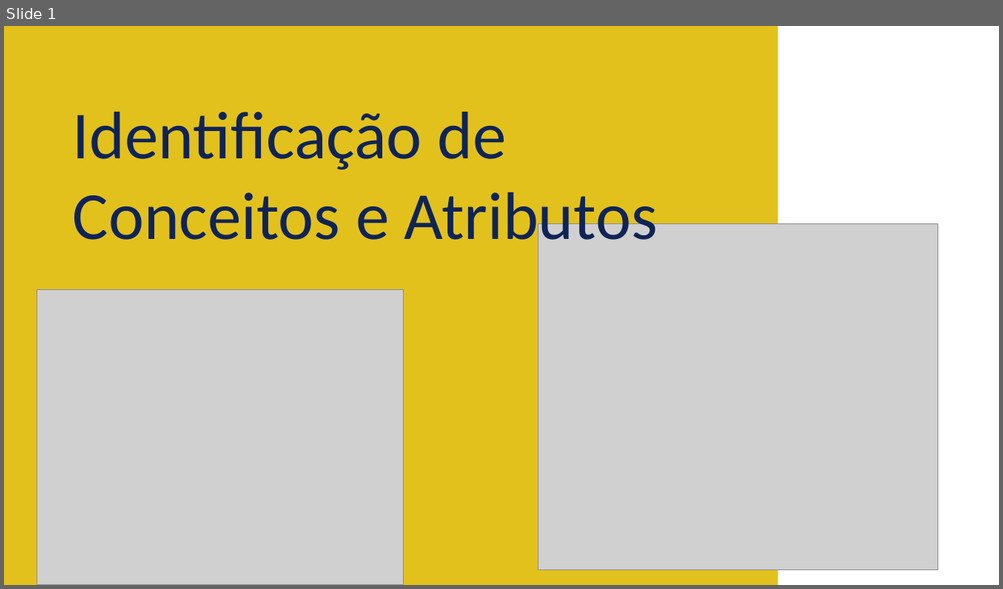
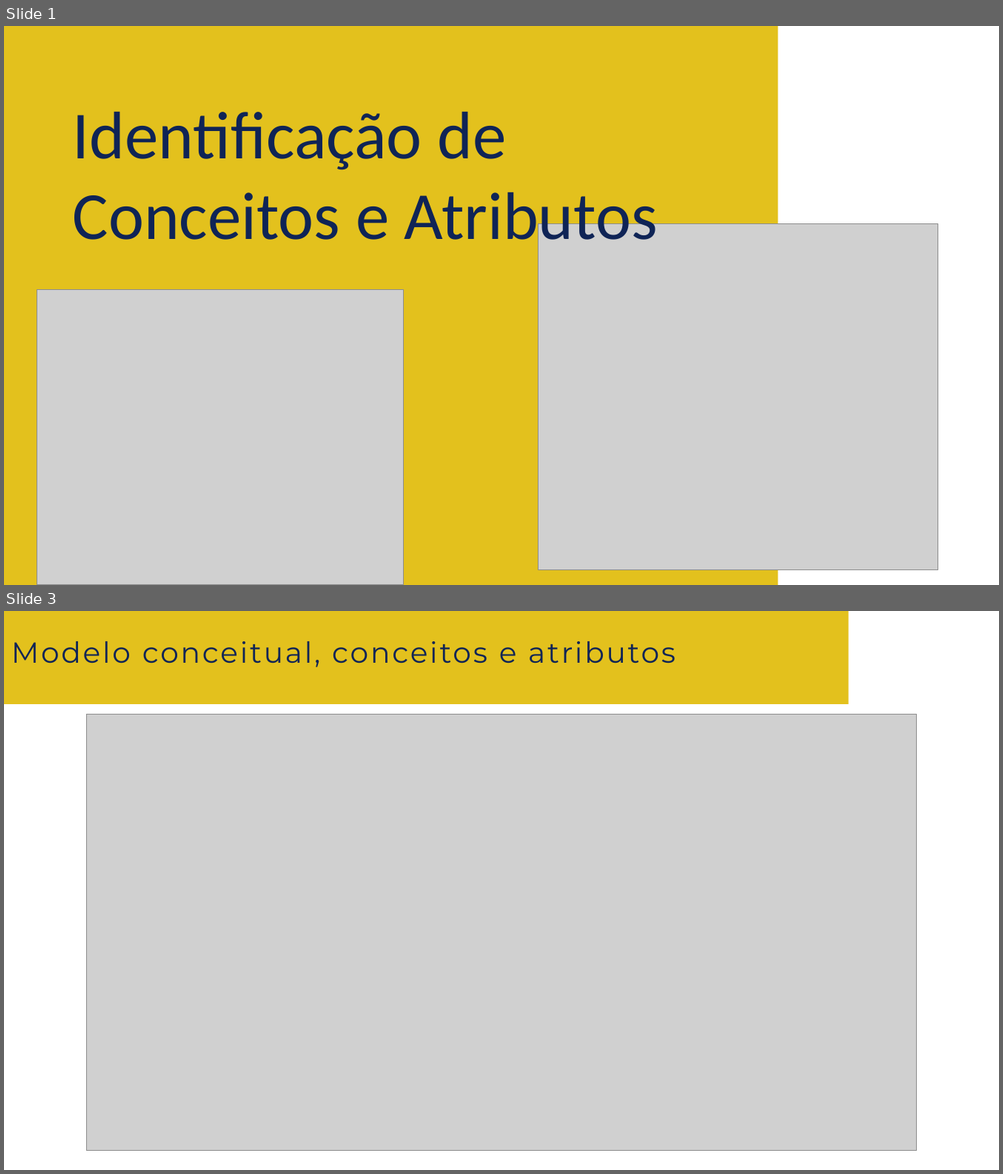
Before and after one commit to andreneves/PP, a slide deck: 02-IdentificaçãoDeConceitosEAtributos.pptx. Shown one above the other, each under a label of ours: slide 1 before the commit, slides 1 and 3 after it; the slides between them are not shown. The pictures are 1003x589 and 1003x1174 pixels, drawn with LibreOffice and Linux fonts; fonts in the diff are those of the drawing; grey boxes stand for pictures; background and template pictures are left out. Boxes give left, top, right and bottom in pixels: in the first picture for what was removed or moved away, otherwise in the second. Text is boxed around its words. In the diff, an @@ line names an element or a change of style, - is before the commit and + after.

```diff
--- a/02-IdentificaçãoDeConceitosEAtributos.pptx
+++ b/02-IdentificaçãoDeConceitosEAtributos.pptx
@@ slide 3 added at [4,611,999,1170], background picture (left out) @@
@@ rectangle added at [4,611,848,704], fill #E3C11D @@
@@ text added at [11,641,675,667], 28 pt, text #0F2456 @@
+Modelo conceitual, conceitos e atributos
@@ picture added at [86,715,916,1152] @@
```
Also in this commit, not shown: 1 slide changed, 15 other slides added.
